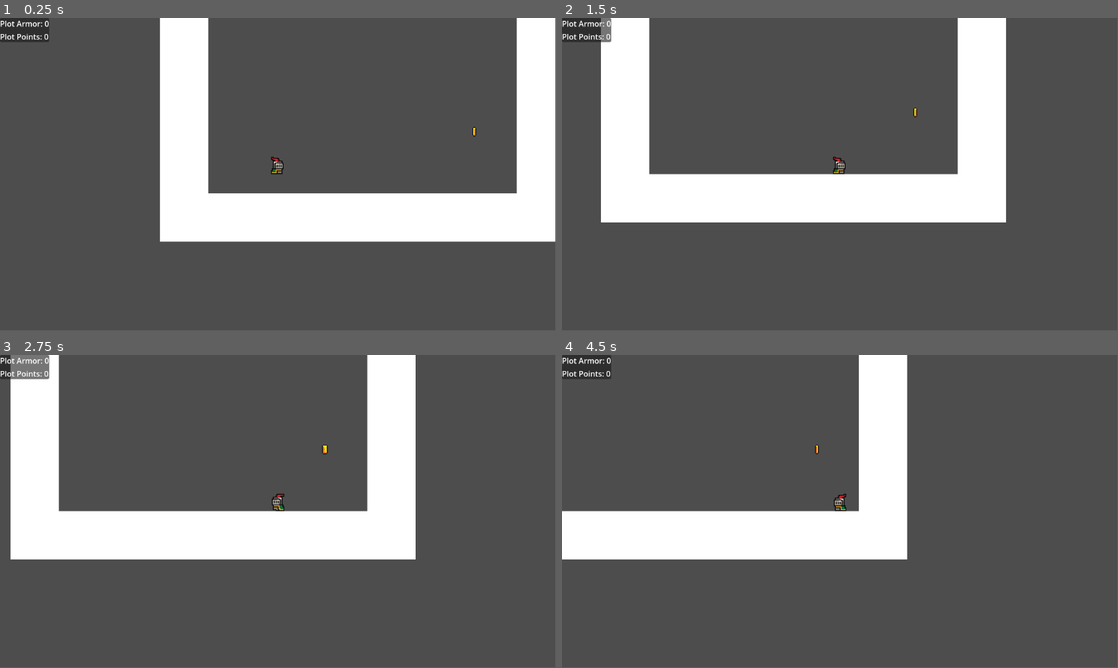
Above: before the commit, frames 1-4 (two rows, left to right).
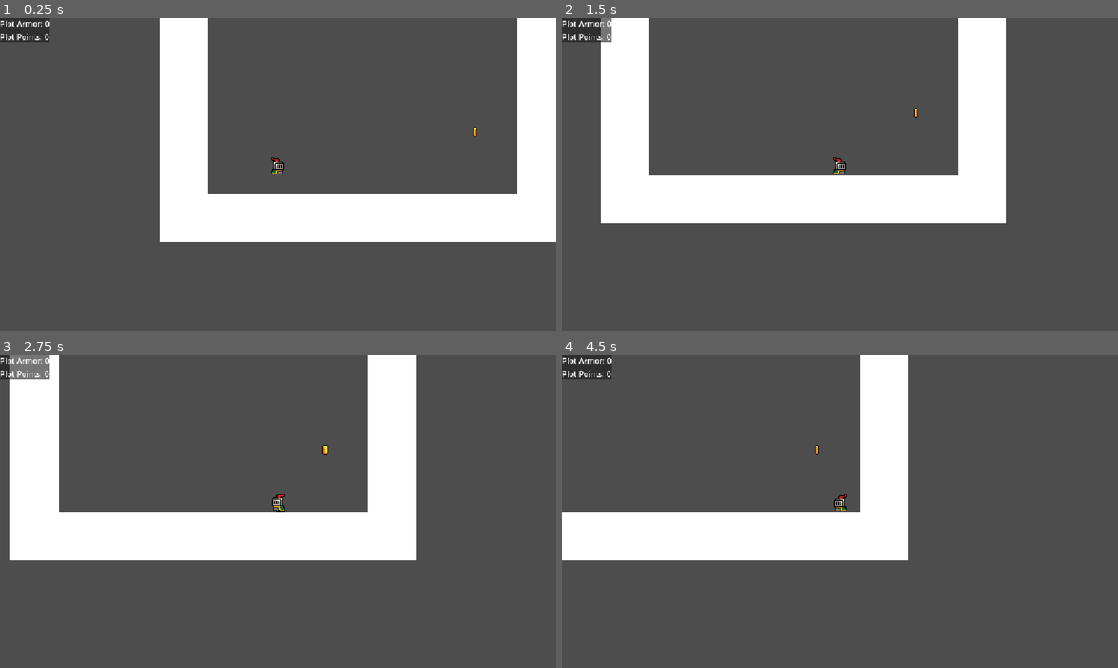
Above: after the commit, the same moments.

Repository: bustercrow-3818/the-gbj
Game: Godot game, scene res://stage/main_room.tscn
Same seed, same stepped clock (60 frames per second), same inputs: the game is played once before the commit and once after it. The project has no main scene, so this scene is started directly.
Inputs:
- Up to frame 1 (0.25 s): no input
- Up to frame 2 (1.5 s): hold D (right) from 0.53 s (still down); tap Space (jump) at 0.77 s
- Up to frame 3 (2.75 s): tap Space (jump) at 1.52 s; release D (right) at 2.03 s; hold A (left) from 2.03 s (still down)
- Up to frame 4 (4.5 s): release A (left) at 2.78 s; hold D (right) 2.78-4.28 s; tap Space (jump) at 3.02, 3.77 s; hold A (left) from 4.28 s (still down)
In our replay, the window is 799x449 before the commit and 800x450 after it. These sizes can differ from the game's own. Grey fills any space a smaller window leaves; there, only what the larger window draws over its background counts as a difference.

The runs differ from the first frame. In frame 1, 0.9% of the frame differs, in the area x 0-100%, y 0-72%; in frame 2, 0.8%; in frame 3, 1.0%, in the area x 0-75%, y 0-66%; in frame 4, 0.9%.

Commit message:
random fiddling

Diff:
--- a/project.godot
+++ b/project.godot
@@ -18,6 +18,11 @@
 
 SignalBus="*res://system/signal_bus.gd"
 SFXBus="*res://sfx_bus.gd"
+
+[display]
+
+window/stretch/mode="canvas_items"
+window/stretch/aspect="expand"
 
 [global_group]
 
--- a/stage/main_room.gd
+++ b/stage/main_room.gd
@@ -1,2 +1,15 @@
 extends Node2D
 class_name MainRoom
+
+@export_category("Node References")
+@export var player: Player
+@export var object_manager: ObjectManager
+@export var ui_manager: UIManager
+
+
+
+func start_game() -> void:
+	player.show()
+
+	SignalBus.game_start.emit()
+	pass
--- a/stage/main_room.tscn
+++ b/stage/main_room.tscn
@@ -11,8 +11,11 @@
 [sub_resource type="RectangleShape2D" id="RectangleShape2D_4mpmv"]
 size = Vector2(100, 840)
 
-[node name="main_room" type="Node2D"]
+[node name="main_room" type="Node2D" node_paths=PackedStringArray("player", "object_manager", "ui_manager")]
 script = ExtResource("1_u3o0j")
+player = NodePath("player")
+object_manager = NodePath("object_manager")
+ui_manager = NodePath("ui_manager")
 
 [node name="room_bounds" type="StaticBody2D" parent="."]
 collision_layer = 3
@@ -48,4 +51,4 @@
 break_time_duration = 2.0
 
 [node name="ui_manager" parent="." instance=ExtResource("4_ggi10")]
-plot_points_per_chapter = 10
+plot_points_per_chapter = 5
--- a/system/alternate_news_system/good_news/tougher_skin.gd
+++ b/system/alternate_news_system/good_news/tougher_skin.gd
@@ -3,4 +3,4 @@
 @export var plot_armor_bonus: int = 5
 
 func pickup_effect() -> void:
-	player.max_plot_armor += plot_armor_bonus
+	player.plot_armor.current_max_plot_armor += plot_armor_bonus
--- a/system/managers/ui_manager.gd
+++ b/system/managers/ui_manager.gd
@@ -31,7 +31,6 @@
 	connect_signals()
 
 func connect_signals() -> void:
-	#SignalBus.coin_collected.connect(update_plot_armor)
 	SignalBus.coin_collected.connect(update_plot_points)
 	SignalBus.player_dead.connect(show_menu.bind("game_over"))
 	SignalBus.player_damaged.connect(update_plot_armor)
@@ -94,3 +93,7 @@
 
 func quit_game() -> void:
 	get_tree().quit()
+
+func new_game() -> void:
+
+	pass
--- /dev/null
+++ b/system/ui_elements/main_menu.gd
@@ -0,0 +1,9 @@
+extends Control
+
+@export_category("Node References")
+@export var play_game: Button
+@export var settings: Button
+@export var exit_game: Button
+
+func _ready() -> void:
+	exit_game.pressed.connect(get_tree().quit)
--- /dev/null
+++ b/system/ui_elements/main_menu.tscn
@@ -0,0 +1,57 @@
+[gd_scene load_steps=2 format=3 uid="uid://dkatr17pejqa7"]
+
+[ext_resource type="Script" uid="uid://yodl2mn4taqb" path="res://system/ui_elements/main_menu.gd" id="1_wpdra"]
+
+[node name="main_menu" type="Control"]
+layout_mode = 3
+anchors_preset = 15
+anchor_right = 1.0
+anchor_bottom = 1.0
+grow_horizontal = 2
+grow_vertical = 2
+script = ExtResource("1_wpdra")
+
+[node name="game_title" type="Label" parent="."]
+layout_mode = 1
+anchors_preset = 8
+anchor_left = 0.5
+anchor_top = 0.5
+anchor_right = 0.5
+anchor_bottom = 0.5
+offset_left = -20.0
+offset_top = -95.5
+offset_right = 20.0
+offset_bottom = -72.5
+grow_horizontal = 2
+grow_vertical = 2
+text = "title"
+
+[node name="VBoxContainer" type="VBoxContainer" parent="."]
+layout_mode = 1
+anchors_preset = 8
+anchor_left = 0.5
+anchor_top = 0.5
+anchor_right = 0.5
+anchor_bottom = 0.5
+offset_left = -162.0
+offset_top = 12.75
+offset_right = 162.0
+offset_bottom = 211.25
+grow_horizontal = 2
+grow_vertical = 2
+
+[node name="play_game" type="Button" parent="VBoxContainer"]
+layout_mode = 2
+size_flags_vertical = 3
+text = "Play"
+
+[node name="settings" type="Button" parent="VBoxContainer"]
+layout_mode = 2
+size_flags_vertical = 3
+disabled = true
+text = "Settings"
+
+[node name="exit_game" type="Button" parent="VBoxContainer"]
+layout_mode = 2
+size_flags_vertical = 3
+text = "Quit"
--- /dev/null
+++ b/system/ui_elements/menu_element_class.gd
@@ -0,0 +1,5 @@
+extends Control
+class_name MenuElement
+
+@warning_ignore("unused_signal")
+signal menu_exited(new_menu: StringName)
Not shown, added: system/ui_elements/main_menu.gd.uid
Not shown, added: system/ui_elements/menu_element_class.gd.uid
